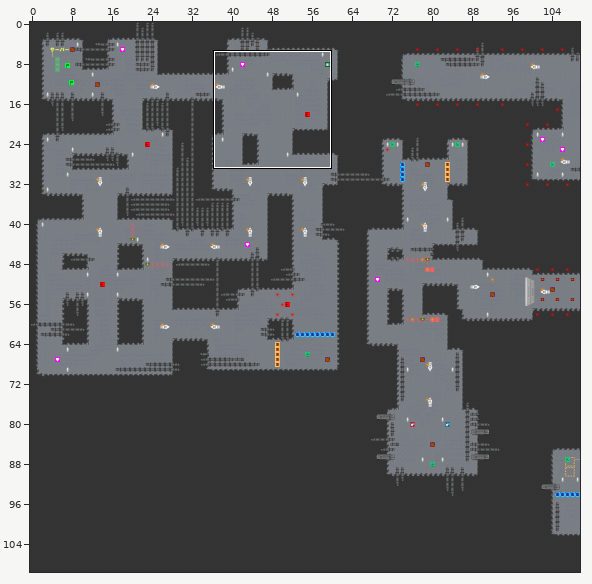
A Tiled map gets an edit: SirensMoon/resource/MapData/Stage1.tmx. The first picture is a wide view before the edit; the outline marks the close-up.
Close-up. Before the edit:
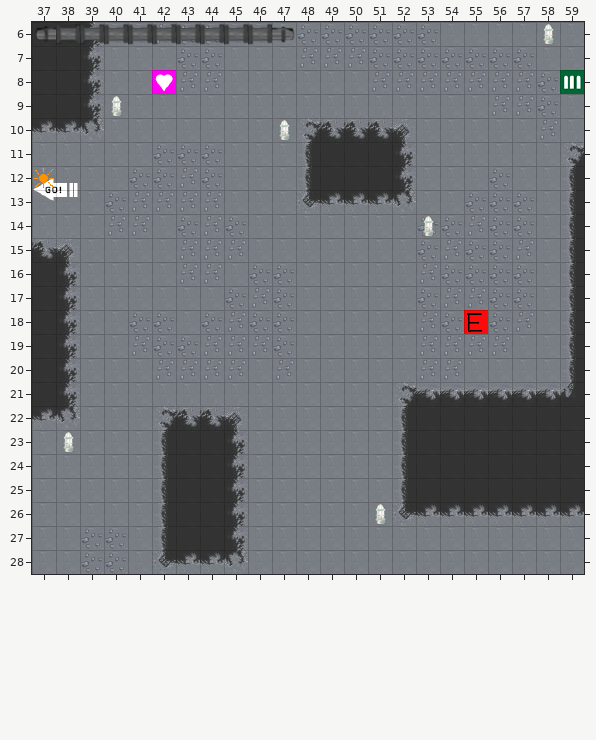
Cells are 30x30 px. Shown: x 37..59, y 6..28. The commit also changed other parts of the map, which this record leaves out.
The result:
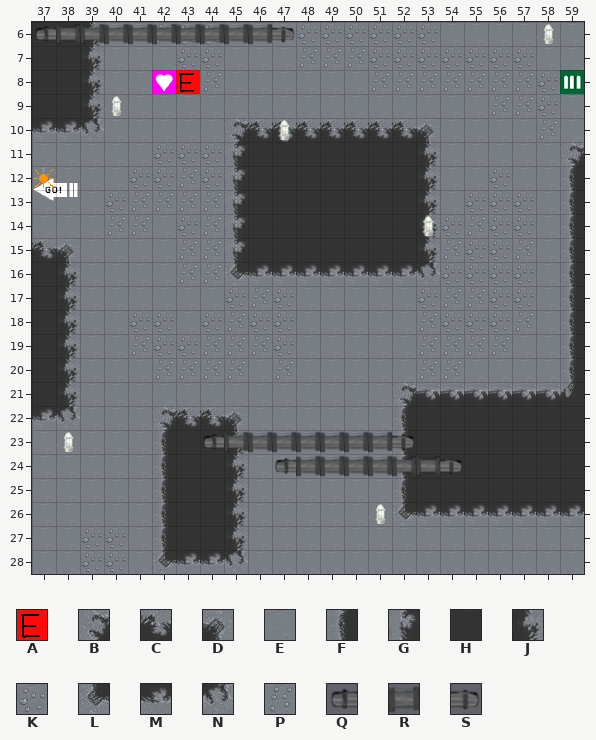
Key: from "tile_test": A 2 "Enemy", B 203 "BackGround", C 204 "BackGround", D 205 "BackGround", E 241 "BackGround", F 242 "BackGround", G 243 "BackGround", H 244 "BackGround", J 245 "BackGround", K 247 "BackGround", L 283 "BackGround", M 284 "BackGround", N 285 "BackGround", P 287 "BackGround", Q 332 "BackGround", R 333 "BackGround", S 334 "BackGround".
_ is an empty cell.
Objects are placed by their top-left corner, in cells (3,4 is the top-left corner of cell 3,4); size is 1x1 cell unless given.
The exact change:
Layer "tile_Layer1":
y 10: x 45..48 EEEB -> BCCC; x 52..53 DE -> CD
y 11..12: x 45..48 EEEF -> GHHH; x 52..53 JE -> HJ
y 13: x 45..53 EEELMMMNE -> GHHHHHHHJ
y 14: x 45..53 KEEEEEEEK -> GHHHHHHHJ
y 15: x 45..53 PEEEEEEEK -> GHHHHHHHJ
y 16: x 45..53 EKKEEEEEP -> LMMMMMMMN
Layer "tile_Layer2":
y 23: x 44..52 _________ -> QRRRRRRRS
y 24: x 47..54 ________ -> QRRRRRRS
Layer "Enemy":
added: A "Enemy" at 43,8
removed: A "Enemy" at 55,18
Changed places in both close-ups, as pixel boxes (x1, y1, x2, y2):
added: (176, 70, 200, 94)
changed: (224, 118, 440, 286)
removed: (464, 310, 488, 334)
added: (204, 431, 462, 477)
